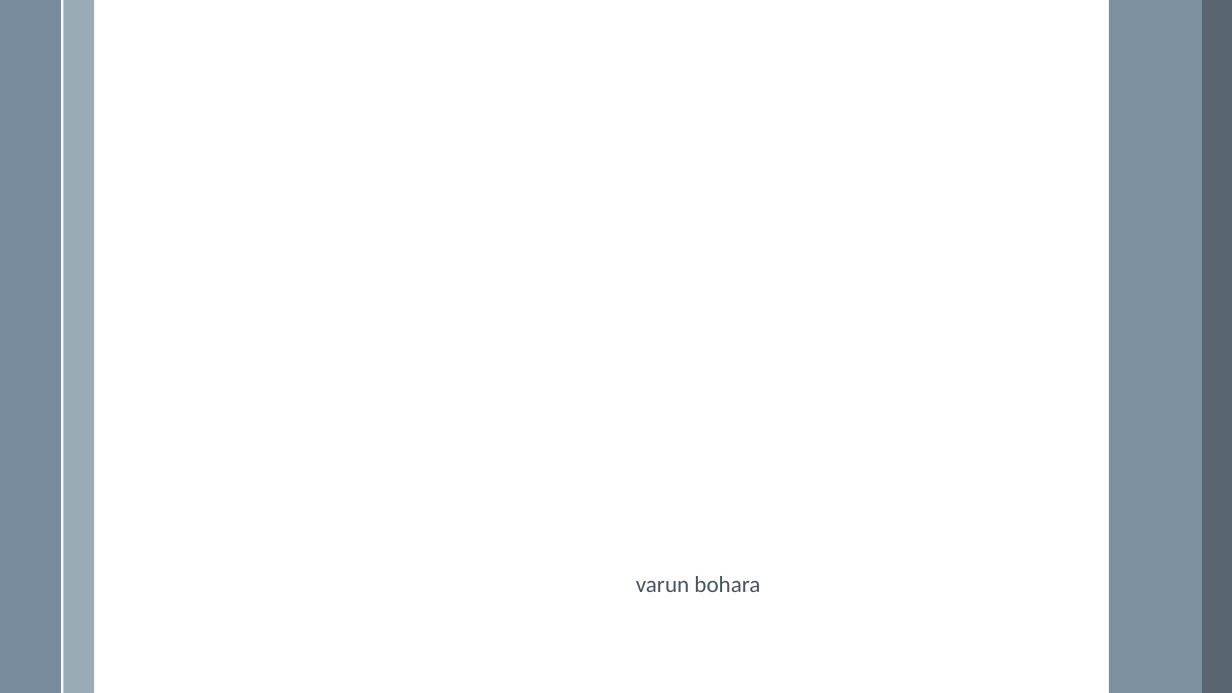
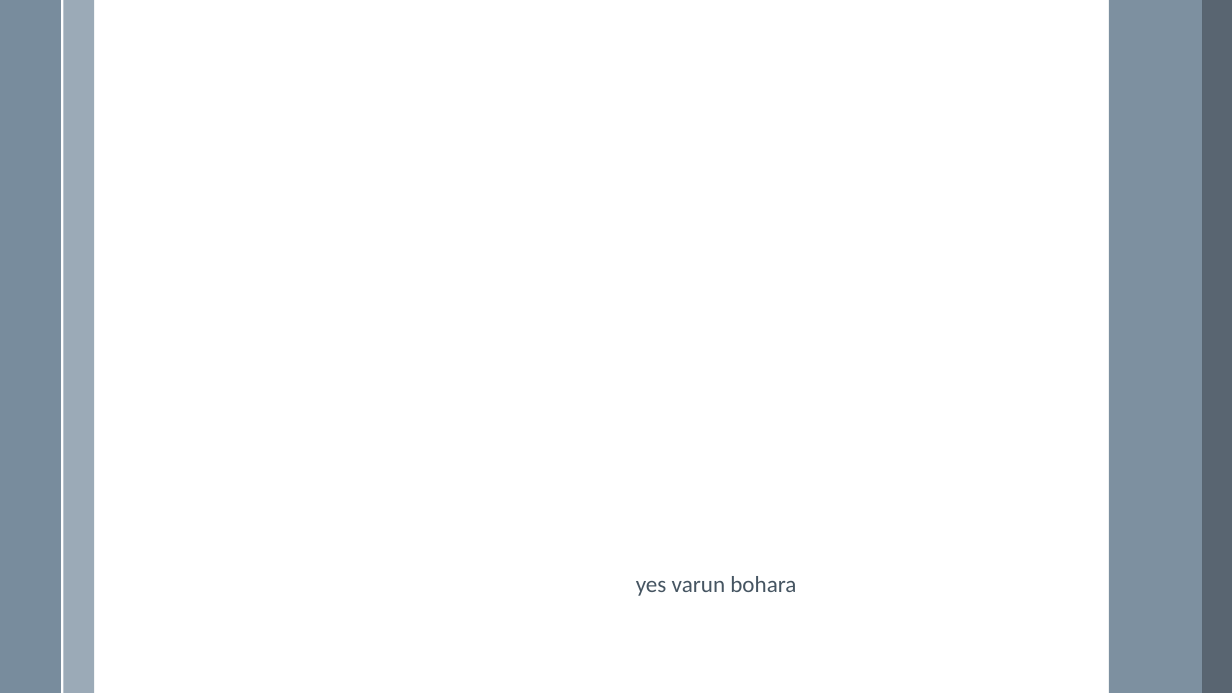
Before and after one commit to VarunBohara/Mini-Project-Documents, a slide deck: slide 2 of Ideas -- v3.0.pptx. Drawn at 1232x693 pixels with LibreOffice and Linux fonts; fonts in the diff are those of the drawing. Boxes give left, top, right and bottom in pixels: in the first picture for what was removed or moved away, otherwise in the second. Text is boxed around its words. In the diff, an @@ line names an element or a change of style, - is before the commit and + after.

```diff
--- a/Ideas -- v3.0.pptx
+++ b/Ideas -- v3.0.pptx
@@ text at bbox=[636, 576, 796, 596]: text changed @@
-varun bohara
+yes varun bohara
```
